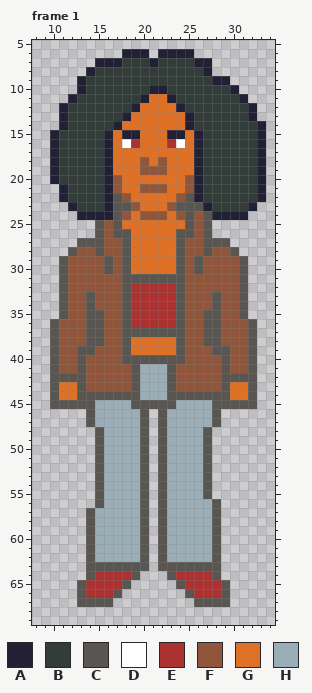
A pixel-art file gets an edit: Assets/Sprites/Overworld/chlow.ase. That is the earlier state.
48x73 pixels, 1 frame. Shown: frame 1: x 8..34, y 5..69. The commit also changed other frames, which this record leaves out.
Visible layers, top first: "hair", "arms", "body", "legs", "head".
Palette (. is transparent): A #222034  B #323c39  C #595652  D #ffffff  E #ac3232  F #8f563b  G #df7126  H #9badb7
Pixels before, frame 1, first column x 10:
 6 ........AAA.AAAA........
 7 .....AAABBBABBBBAA......
 8 ....ABBBBBBBBBBBBA......
 9 ...ABBBBBBBBBBBBBBAA....
10 ...ABBBBBBBAABBBBBBBA...
11 ..ABBBBBBBAGGABBBBBBBA..
12 .ABBBBBBBAGGGGABBBBBBBA.
13 .ABBBBBBAGGGGGGABBBBBBA.
14 .ABBBBBAGGGGGGGABBBBBBBA
15 ABBBBBAGAAGGGAAGABBBBBBA
16 ABBBBBAGDEGGGEDGABBBBBBA
17 ABBBBBAGGGGGGGGGABBBBBBA
18 ABBBBBAGGGFGFGGGABBBBBBA
19 ABBBBBAGGGFFFGGGABBBBBBA
20 ABBBBBAFGGGGGGGFABBBBBBA
21 .ABBBBAFGGFFFGGFABBBBBBA
22 .ABBBBACFGGGGGFCABBBBBBA
23 ..ABBBACCFGGGFCCCABBBBA.
24 ...AAAACFGFFFGFCFCAAAA..
25 .....CFCGGGGGGGCFC......
26 .....CFCCGGGGGCCFC......
27 ...CCCFFCGGGGGCFFCCC....
28 ..CFFCFFCGGGGGCFFCFFC...
29 .CFFFFCFCGGGGGCFCFFFFC..
30 .CFFFFCFCGGGGGCFCFFFFC..
31 .CFFFFFFCCCCCCCFFFFFFC..
32 .CFFFFFFCEEEEECFFFFFFC..
33 .CFFCFFFCEEEEECFFFCFFC..
34 .CFFCFFFCEEEEECFFFCFFC..
35 .CFFCCFFCEEEEECFFCCFFC..
36 CFFFCCFFCEEEEECFFCCFFFC.
37 CFFFCCFFCCCCCCCFFCCFFFC.
38 CFFFCCFFCGGGGGCFFCCFFFC.
39 CFFCCFFFCGGGGGCFFFCCFFC.
40 CFFCFFFFCCCCCCCFFFFCFFC.
41 CFFCFFFFFCHHHCFFFFFCFFC.
42 CCCCFFFFFCHHHCFFFFFCCCC.
43 CGGCFFFFFCHHHCFFFFFCGGC.
44 CGGCCCCCCCHHHCCCCCCCGGC.
45 CCCCCHHHHCCCCCHHHHCCCCC.
46 ....CHHHHHC.CHHHHHC.....
47 ....CHHHHHC.CHHHHHC.....
48 .....CHHHHC.CHHHHC......
49 .....CHHHHC.CHHHHC......
50 .....CHHHHC.CHHHHC......
51 .....CHHHHC.CHHHHC......
52 .....CHHHHC.CHHHHC......
53 .....CHHHHC.CHHHHC......
54 .....CHHHHC.CHHHHC......
55 .....CHHHHC.CHHHHC......
56 .....CHHHHC.CHHHHHC.....
57 ....CHHHHHC.CHHHHHC.....
58 ....CHHHHHC.CHHHHHC.....
59 ....CHHHHHC.CHHHHHC.....
60 ....CHHHHHC.CHHHHHC.....
61 ....CHHHHHC.CHHHHHC.....
62 ....CHHHHHC.CHHHHHC.....
63 ....CCCCCCC.CCCCCCC.....
64 ....CEEEEC...CEEEEC.....
65 ...CEEEEC.....CEEEEC....
66 ...CEEEC.......CEEEC....
67 ...CCCC.........CCCC....
And afterwards:
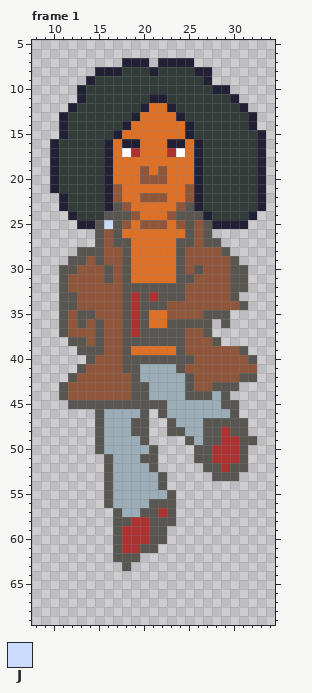
Colours new in this view: J #cbdbfc
Edits made:
layer "legsF" added
layer "armsB" added
Frame 1:
y 6: x 18..20 AAA -> ...; x 22..25 AAAA -> ....
y 7: x 15..27 AAABBBABBBBAA -> ...AAA.AAAA..
y 8: x 14..17 ABBB -> .AAA; x 21 B -> A; x 26 B -> A
y 9: x 13..14 AB -> .A; x 27..29 BAA -> A..
y 10: x 21..22 AA -> BB; x 28..30 BBA -> AA.
y 11: x 12..13 AB -> .A; x 20..23 AGGA -> BAAB; x 30..31 BA -> A.
y 12: x 11..12 AB -> .A; x 19..20 AG -> BA; x 23..24 GA -> AB; x 31..32 BA -> A.
y 13: x 18..19 AG -> BA; x 24..25 GA -> AB
y 14: x 17..18 AG -> BA; x 32..33 BA -> A.
y 15: x 10..11 AB -> .A; x 16..19 AGAA -> BAGG; x 23..26 AAGA -> GGAB
y 16: x 18..19 DE -> AA; x 23..24 ED -> AA
y 17: x 18..19 GG -> DE; x 23..24 GG -> ED
y 18: x 20 F -> G; x 22 F -> G
y 19: x 21 F -> G
y 20: x 17 F -> G; x 20..22 GGG -> FFF; x 25 F -> G
y 21: x 10..11 .A -> AB; x 20..22 FFF -> GGG
y 22: x 17..18 CF -> FG; x 20..22 GGG -> FFF; x 24..25 FC -> GF
y 23: x 11..12 .A -> AB; x 18..19 CF -> FG; x 23..24 FC -> GF; x 26..27 CA -> AB; x 32..33 A. -> BA
y 24: x 12..16 .AAAA -> ABBBC; x 18..24 FGFFFGF -> CFGGGFC; x 26..32 FCAAAA. -> CABBBBA
y 25: x 13..14 .. -> AA; x 16 F -> J; x 18 G -> F; x 20..22 GGG -> FFF; x 24 G -> F; x 28..31 .... -> AAAA
y 26: x 18 C -> G; x 24 C -> G
y 27: x 13..14 CC -> ..; x 17 F -> C; x 25 F -> C; x 29 C -> .
y 28: x 12..14 CFF -> .CC; x 27 C -> F; x 29..30 FC -> C.
y 29: x 11..13 CFF -> .CC; x 15..16 FC -> CF; x 26 C -> F; x 30..31 FC -> C.
y 30: x 12 F -> C; x 30 F -> C
y 31: x 16 F -> C; x 19..23 CCCCC -> GGGGG; x 25 F -> C; x 30 F -> C
y 32: x 19..23 EEEEE -> CCCCC; x 30 F -> C
y 33: x 12 F -> C; x 14 C -> F; x 20 E -> C; x 22..23 EE -> CC; x 28 C -> F; x 30..31 FC -> C.
y 34: x 12 F -> C; x 14 C -> F; x 20..24 EEEEC -> CCCFF; x 28 C -> F
y 35: x 13 F -> C; x 15 C -> F; x 20..24 EEEEC -> CGGFF; x 29..31 FFC -> C..
y 36: x 10..11 CF -> .C; x 13..14 FC -> CF; x 20..23 EEEE -> CGGC; x 25..26 FF -> CC; x 28..32 CFFFC -> .C...
y 37: x 10..11 CF -> .C; x 14 C -> F; x 19 C -> E; x 28..32 CFFFC -> .....
y 38: x 10..14 CFFFC -> ..CCF; x 19..23 GGGGG -> CCCCC; x 27 C -> F; x 29..32 FFFC -> ....
y 39: x 10..12 CFF -> ...; x 15 F -> C; x 28..29 CC -> FF; x 31..32 FC -> C.
y 40: x 10..14 CFFCF -> ....C; x 25 F -> C; x 29 C -> F
y 41: x 10..12 CFF -> ...; x 18 F -> C; x 23..24 CF -> HC; x 29 C -> F; x 32 C -> F
y 42: x 10..11 CC -> ..; x 13 C -> F; x 23..25 CFF -> HHC; x 29..30 CC -> FF
y 43: x 10..13 CGGC -> .CFF; x 20 H -> C; x 23..25 CFF -> HHC; x 28 F -> C; x 30..32 GGC -> C..
y 44: x 10..18 CGGCCCCCC -> .CFFFFFFF; x 20 H -> C; x 23..24 CC -> HH; x 28 C -> H; x 30..32 GGC -> ...
y 45: x 10..11 CC -> ..; x 15..18 HHHH -> CCCC; x 23 C -> H; x 28 C -> H; x 31..32 CC -> ..
y 46: x 14..15 CH -> .C; x 28..30 C.. -> HHC
y 47: x 14..15 CH -> .C; x 19 H -> C; x 22..23 CH -> .C; x 27 H -> C; x 29..31 ... -> CCC
y 48: x 19 H -> C; x 22..24 CHH -> .CC; x 28..31 .... -> CECC
y 49: x 22..25 CHHH -> ...C; x 28..32 ..... -> CEECC
y 50: x 20..26 C.CHHHH -> HC....C; x 28..31 .... -> EEEC
y 51: x 15..16 CH -> .C; x 21..26 .CHHHH -> C....C; x 28..31 .... -> EEEC
y 52: x 15..16 CH -> .C; x 20..26 C.CHHHH -> HC.....; x 28..31 .... -> CECC
y 53: x 15..16 CH -> .C; x 20..21 C. -> HH; x 23..30 HHHHC... -> .....CCC
y 54: x 15..16 CH -> .C; x 20..21 C. -> HH; x 23..27 HHHHC -> .....
y 55: x 15..16 CH -> .C; x 20..27 C.CHHHHC -> HHHC....
y 56: x 15..16 CH -> .C; x 20..21 C. -> HC; x 23..28 HHHHHC -> C.....
y 57: x 14..17 CHHH -> ...C; x 21..28 .CHHHHHC -> CEC.....
y 58: x 14..21 CHHHHHC. -> ...CCEEC; x 23..28 HHHHHC -> C.....
y 59..60: x 14..21 CHHHHHC. -> ...CEEEC; x 23..28 HHHHHC -> ......
y 61: x 14..19 CHHHHH -> ...CEE; x 21..28 .CHHHHHC -> C.......
y 62: x 14..20 CHHHHHC -> ...CCC.; x 22..28 CHHHHHC -> .......
y 63: x 14..17 CCCC -> ....; x 19..20 CC -> ..; x 22..28 CCCCCCC -> .......
y 64: x 14..19 CEEEEC -> ......; x 23..28 CEEEEC -> ......
y 65: x 13..18 CEEEEC -> ......; x 24..29 CEEEEC -> ......
y 66: x 13..17 CEEEC -> .....; x 25..29 CEEEC -> .....
y 67: x 13..16 CCCC -> ....; x 26..29 CCCC -> ....
